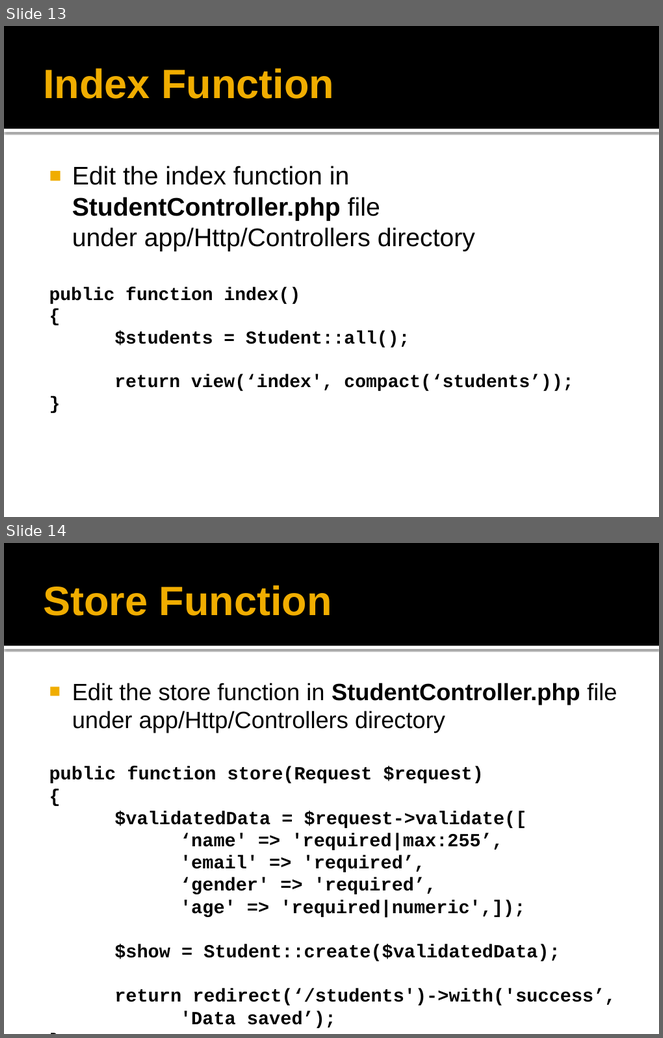
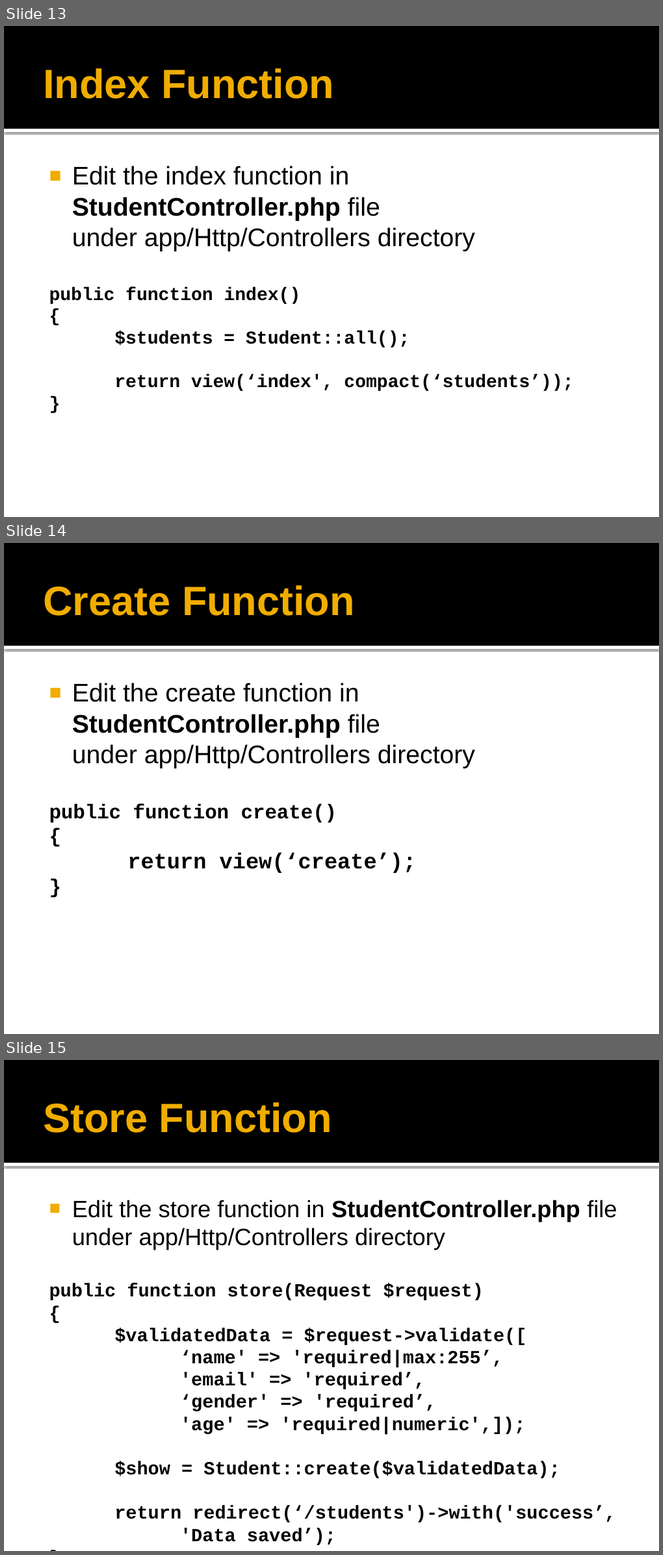
Before and after one commit to peraktechnology/laravel, a slide deck: 7. Form & CRUD/Laravel Form & CRUD.pptx. Shown one above the other, each under a label of ours: slides 13 and 14 before the commit, slides 13, 14 and 15 after it. The pictures are 663x1038 and 663x1555 pixels, drawn with LibreOffice and Linux fonts; fonts in the diff are those of the drawing; background and template pictures are left out. Boxes give left, top, right and bottom in pixels: in the first picture for what was removed or moved away, otherwise in the second. Text is boxed around its words. In the diff, an @@ line names an element or a change of style, - is before the commit and + after.

Commit message:
Fix Create Function Slide

```diff
--- a/7. Form & CRUD/Laravel Form & CRUD.pptx
+++ b/7. Form & CRUD/Laravel Form & CRUD.pptx
@@ slide 14 added at bbox=[4, 543, 659, 1034], background #FFFFFF; not listed: 2 template elements that a slide beside it also shows @@
@@ title added at bbox=[43, 585, 355, 616], 45 pt, text #F0AD00, bold @@
+Create Function
@@ text added at bbox=[50, 683, 475, 873], 28 pt, text #000000, bold @@
+■ Edit the create function in StudentController.php file under app/Http/Controllers directory
+public function create()
+{
+return view(‘create’);
+}
@@ what was slide 14 is now slide 15 @@
```
